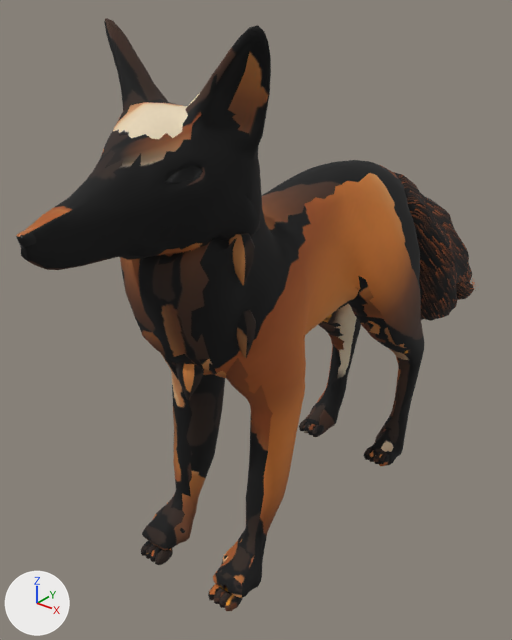
The glTF model assets/hero/spirit_fox.glb, before and after one commit.
Both versions are drawn from a 50 mm lens placed at (2.61, -3.77, 3.55), pointed at (-0.44, 0.03, 1.19). The axes (+X, +Y, +Z) are drawn at lower left. The lights are the same throughout. The older version comes first. Vertices at exactly the same position are counted once.

Names of what the first picture shows: 'SpiritFox_Body', 'SpiritFox_Tail'.
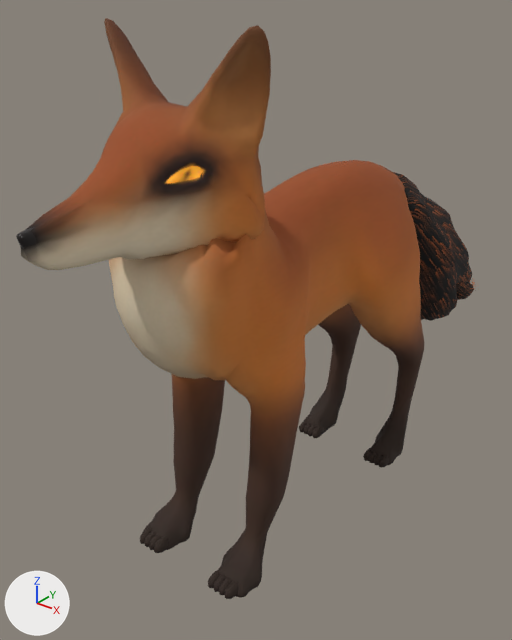
Changed parts and their boxes (x1, y1, x2, y2) in the pictures (512 x 640 px; the box of a moved part takes in the faces that stretch with it):
'SpiritFox_Body', reshaped: before (16, 18, 424, 611); after (16, 18, 424, 599)
part 1 of me_cube, moved or reshaped: before (364, 446, 372, 460); after (363, 448, 372, 461)
part 2 of me_cube, moved or reshaped: before (369, 450, 377, 462); after (373, 454, 382, 465)
part 3 of me_cube, moved or reshaped: before (299, 419, 307, 431); after (303, 423, 311, 434)
part 4 of me_cube, moved or reshaped: before (312, 425, 324, 437); after (312, 426, 324, 438)
part 5 of me_cube, deleted: before (176, 363, 204, 400)
part 6 of me_cube, deleted: before (237, 310, 256, 358)
part 7 of me_cube, deleted: before (229, 233, 255, 286)
part 8 of me_cube, moved or reshaped: before (102, 161, 312, 398); after (103, 161, 313, 398)
part 9 of me_cube, moved or reshaped: before (141, 540, 243, 611); after (140, 527, 239, 599)
part 10 of me_cube, moved or reshaped: before (303, 422, 389, 466); after (299, 421, 389, 467)
part 11 of me_cube, surface changed: (16, 18, 424, 597) in both

What changed in the scene script:
```text
Change me_cube:
    used by ob_spiritfox_body; location = (0.0, 0.0, 0.0)
    remove me_cube.from_pydata(...)  # 5876 vertices, 11664 faces; spans x -0.55..0.55, y -2.15..1.34, z -0.17..3.35
    add me_cube.from_pydata(...)  # 5676 vertices, 11284 faces; spans x -0.55..0.55, y -2.15..1.34, z -0.18..3.35
    me_cube part 1: the loose piece of 42 vertices spanning x 0.23..0.31, y 0.62..0.79, z -0.16..-0.06 is moved by (0.0, 0.0, -0.01)
    me_cube part 2: the loose piece of 42 vertices spanning x 0.27..0.35, y 0.62..0.79, z -0.16..-0.06 is moved by (0.05, 0.0, -0.01)
    me_cube part 3: the loose piece of 42 vertices spanning x -0.45..-0.37, y 0.62..0.79, z -0.16..-0.06 is moved by (0.05, 0.0, -0.01)
    me_cube part 4: the loose piece of 42 vertices spanning x -0.31..-0.23, y 0.62..0.79, z -0.16..-0.06 is moved by (0.0, 0.0, -0.01)
    me_cube part 5: the loose piece of 40 vertices spanning x -0.01..0.2, y -1.29..-1.18, z 1.33..1.6 is deleted
    me_cube part 6: the loose piece of 40 vertices spanning x 0.24..0.45, y -1.14..-1.02, z 1.64..1.91 is deleted
    me_cube part 7: the loose piece of 40 vertices spanning x 0.26..0.47, y -1.18..-1.06, z 2.09..2.36 is deleted
    me_cube part 8: 663 vertices moved from x -0.48..0.48, y -1.69..-0.43, z 1.35..2.71 to x -0.52..0.52, y -1.69..-0.43, z 1.34..2.71; 27 vertices removed from x -0.32..0.32, y -1.32..-0.62, z 1.38..2.7; 27 vertices added at x -0.35..0.35, y -1.33..-0.62, z 1.37..2.7
    me_cube part 9: 328 vertices removed from x -0.43..0.43, y -1.32..-1.15, z -0.16..-0.07; 328 vertices added at x -0.43..0.43, y -1.32..-1.15, z -0.05..0.05
    me_cube part 10: 4 vertices moved within x -0.39..0.39, y 0.71, z -0.08; 164 vertices removed from x -0.4..0.45, y 0.62..0.79, z -0.16..-0.06; 164 vertices added at x -0.45..0.45, y 0.62..0.79, z -0.18..-0.07
    me_cube part 11: 9863 kept faces spanning x -0.55..0.55, y -2.15..1.34, z -0.17..3.35 get new texture (UV) coordinates
    other edits to the shape of me_cube do not show in these pictures
```
